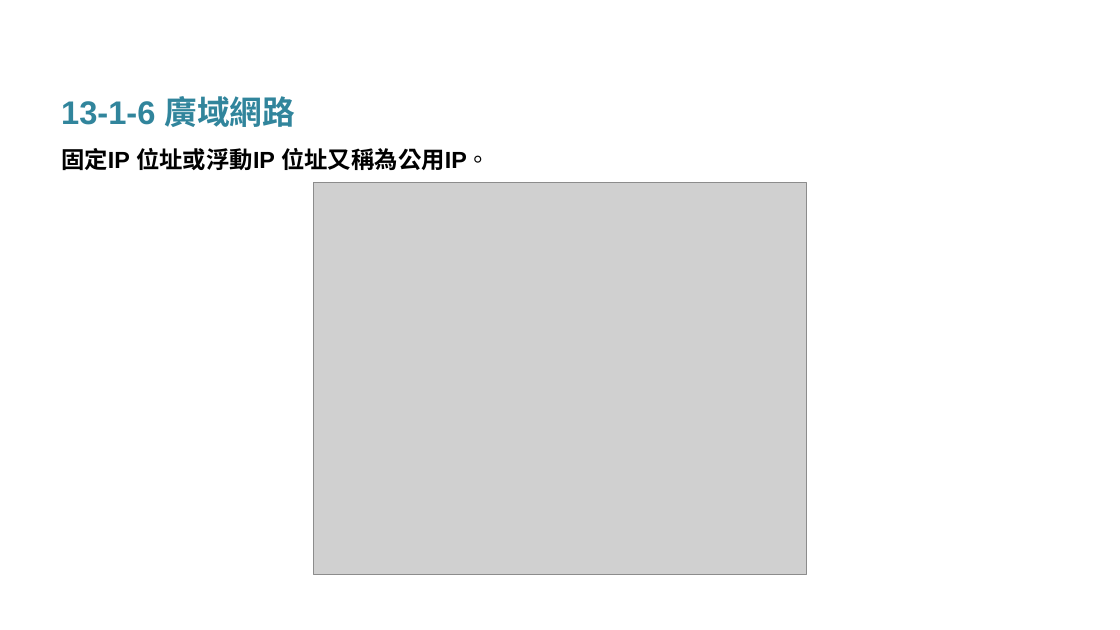
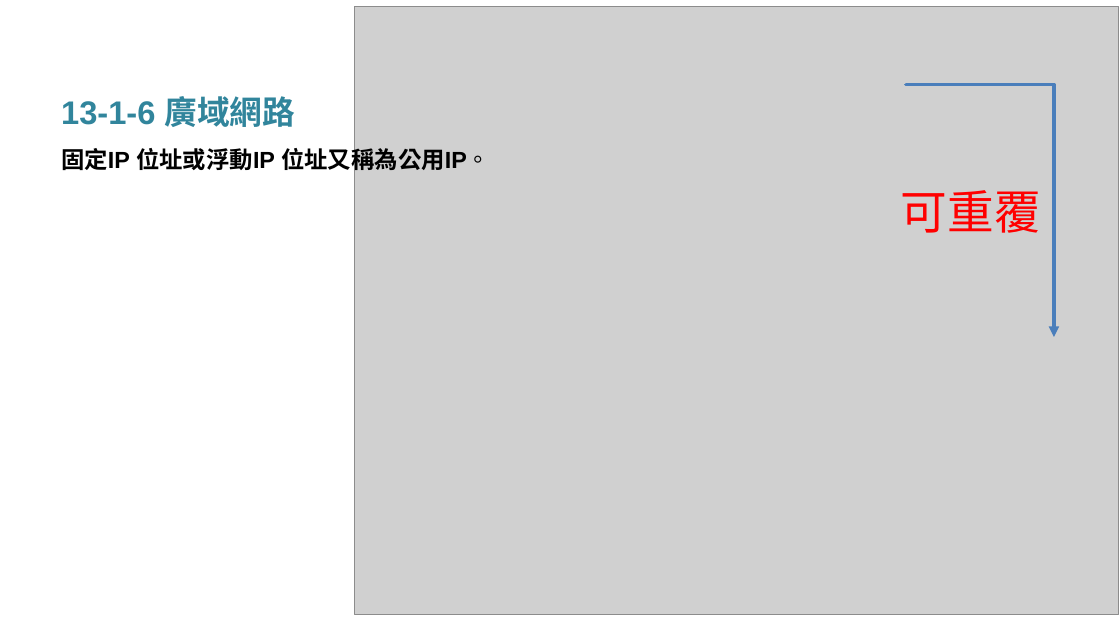
Before and after one commit to jacktea88/Linux, a slide deck: slide 9 of PPT/05-網路ip簡介.pptx. Drawn at 1120x630 pixels with LibreOffice and Linux fonts; fonts in the diff are those of the drawing; grey boxes stand for pictures. Boxes give left, top, right and bottom in pixels: in the first picture for what was removed or moved away, otherwise in the second. Text is boxed around its words. In the diff, an @@ line names an element or a change of style, - is before the commit and + after.

```diff
--- a/PPT/05-網路ip簡介.pptx
+++ b/PPT/05-網路ip簡介.pptx
@@ picture: place and size @@
-picture at <box>313,183,807,576</box>
+picture at <box>355,7,1118,614</box>
@@ elbow arrow added from (906, 84) to (1054, 337), #4B7EBC 3 pt @@
@@ text added at <box>901,190,1041,233</box>, 40 pt, text #FF0000 @@
+可重覆
```
Also in this commit, not shown: 4 other slides changed, 3 other files.
